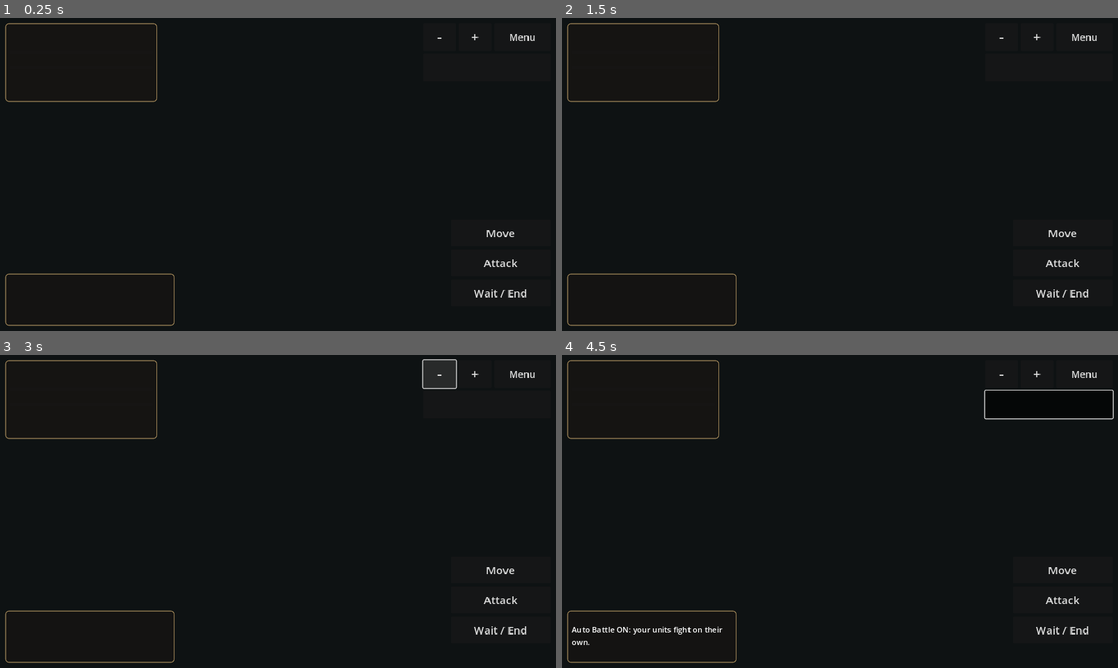
Above: before the commit, frames 1-4 (two rows, left to right).
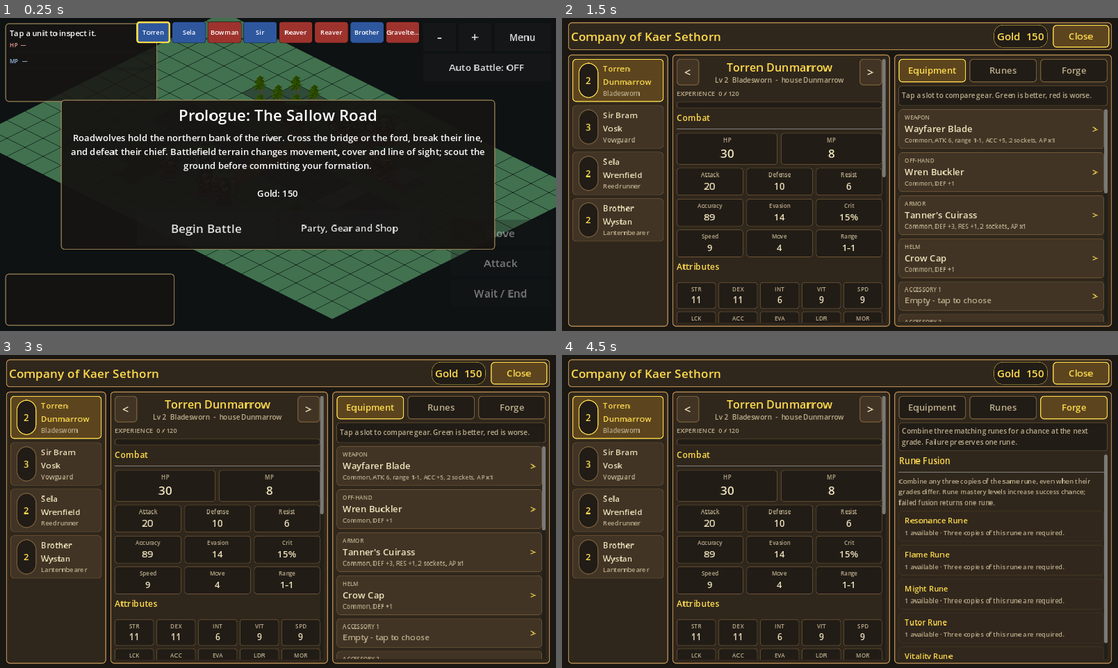
Above: after the commit, the same moments.

Repository: ninjun42215-gif/KindleWake
Game: Godot game, scene res://Main.tscn
The game is run twice, just before and just after one commit, with the same random seed, the same clock (stepped at 60 frames per second) and the same inputs. This scene is started directly instead of the project's main scene.
Inputs (mouse positions are in pixels of both pictures, inside the frame that each line leads up to):
- Up to frame 1 (0.25 s): no input
- Up to frame 2 (1.5 s): click (912, 227) at 0.5 s, where only the run after the commit has a clickable "Party, Gear and Shop"; click (767, 227) at 1.25 s, where only the run after the commit has a clickable "Begin Battle"
- Up to frame 3 (3 s): click (205, 564) at 2 s, where only the run after the commit has a clickable "Begin Battle"; click "-" at 2.75 s
- Up to frame 4 (4.5 s): click "+" at 3.5 s; click (1051, 405) at 4.25 s

The runs differ from the first frame. In frame 1, 23% of the frame differs, in the area x 0-100%, y 0-97%; in frame 2, 72%; in frame 3, 72%; in frame 4, 72%, in the area x 0-100%, y 1-99%.
Error before the commit: Parse Error: Cannot infer the type of "u" variable because the value doesn't have a set type. (res://scripts/battle/battle_controller.gd:54)

Commit message:
fix(godot): type preloaded gameplay factories explicitly

Diff:
--- a/Kindlewake/scripts/battle/battle_controller.gd
+++ b/Kindlewake/scripts/battle/battle_controller.gd
@@ -51,7 +51,7 @@
         var char_def: Dictionary = chars.get(char_id, {})
         var class_def: Dictionary = classes.get(str(char_def.get("class_id", "")), {})
         var cell_arr: Array = s.get("cell", [0, 0])
-        var u := BattleUnitScript.create(next_unit_id, char_id, char_def, class_def, str(s.get("team", "enemy")),
+        var u: BattleUnitScript = BattleUnitScript.create(next_unit_id, char_id, char_def, class_def, str(s.get("team", "enemy")),
             Vector2i(int(cell_arr[0]), int(cell_arr[1])), int(s.get("facing", 0)))
         next_unit_id += 1
         u.is_protagonist = bool(s.get("protagonist", false))
@@ -152,7 +152,7 @@
         return false
     if typeof(saved["units"]) != TYPE_ARRAY:
         return false
-    var candidate_map := BattleMapScript.from_battle_def(battle_def, database.get("terrain", {}))
+    var candidate_map: BattleMapScript = BattleMapScript.from_battle_def(battle_def, database.get("terrain", {}))
     var arr: Array = saved["units"]
     var seen_ids: Dictionary = {}
     for value in arr:
